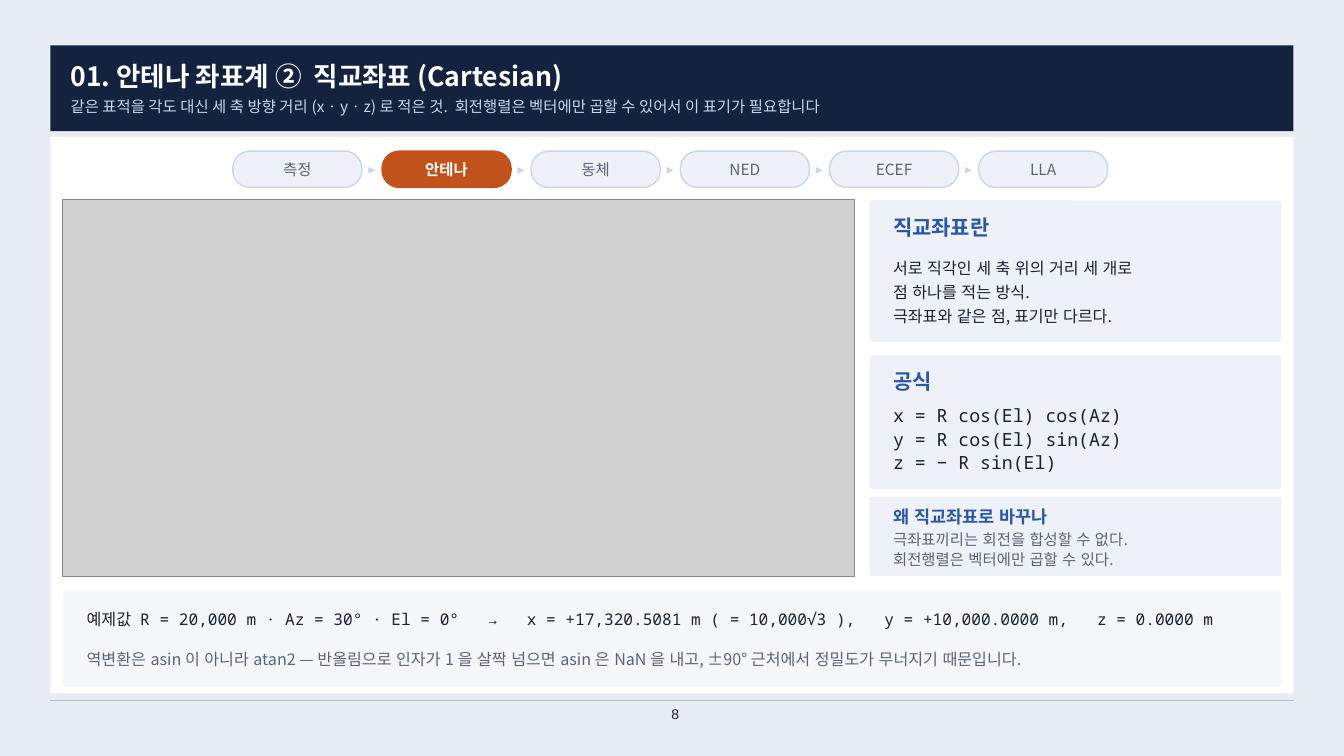
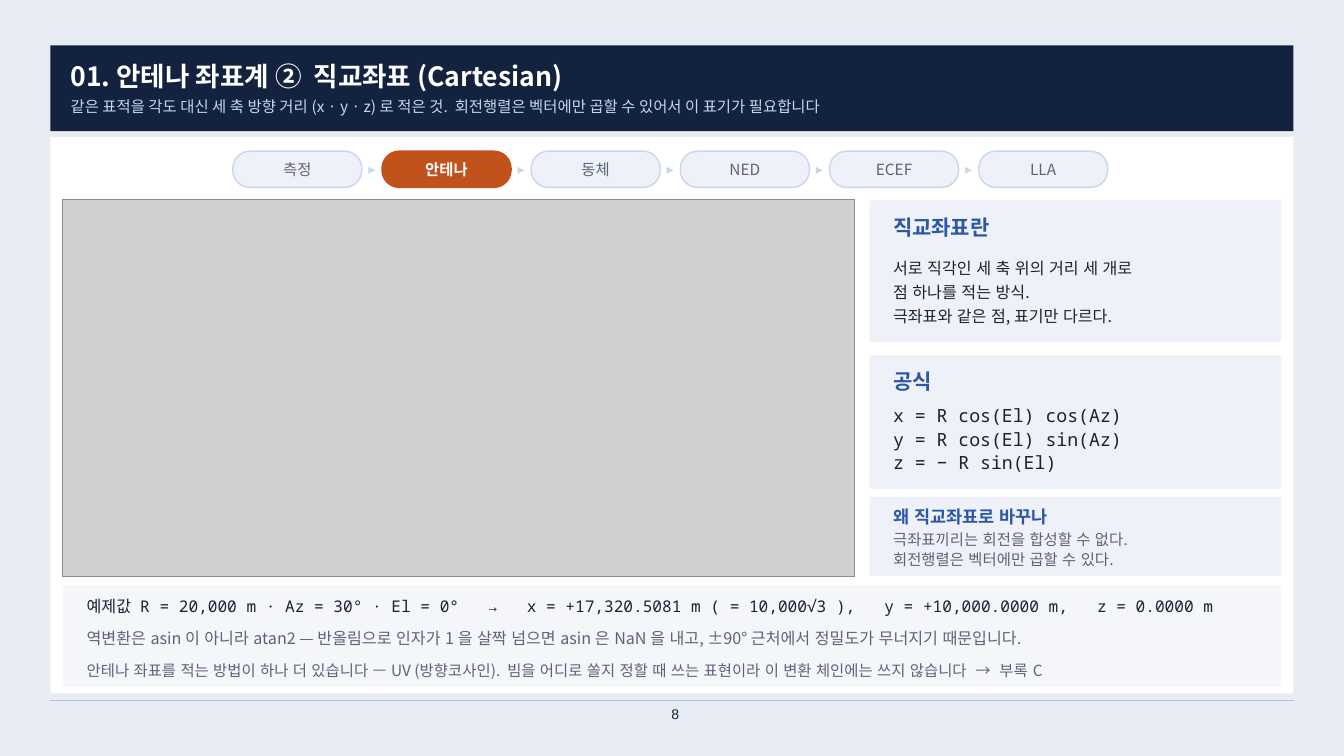
Before and after one commit to harley-hwan/radar-sw-study, a slide deck: slide 8 of Part2_CoordFrames/ref/산출물/Chapter2_coordinate_systems.pptx. Drawn at 1344x756 pixels with LibreOffice and Linux fonts; fonts in the diff are those of the drawing; grey boxes stand for pictures. Boxes give left, top, right and bottom in pixels: in the first picture for what was removed or moved away, otherwise in the second. Text is boxed around its words. In the diff, an @@ line names an element or a change of style, - is before the commit and + after.

```diff
--- a/Part2_CoordFrames/ref/산출물/Chapter2_coordinate_systems.pptx
+++ b/Part2_CoordFrames/ref/산출물/Chapter2_coordinate_systems.pptx
@@ rounded rectangle: place and size @@
-rounded rectangle at (63, 591, 1282, 688)
+rounded rectangle at (63, 585, 1282, 688)
@@ text "예제값 R = 20,000 m ...": place and size @@
-text "예제값 R = 20,000 m ..." at (87, 611, 1213, 629)
+text "예제값 R = 20,000 m ..." at (87, 598, 1213, 616)
@@ text "역변환은 asin 이 아니라 atan2 ...": place and size @@
-text "역변환은 asin 이 아니라 atan2 ..." at (87, 651, 1022, 668)
+text "역변환은 asin 이 아니라 atan2 ..." at (87, 630, 1022, 647)
@@ text added at (87, 663, 1043, 679), 11 pt, text #5A6478 @@
+안테나 좌표를 적는 방법이 하나 더 있습니다 — UV (방향코사인). 빔을 어디로 쏠지 정할 때 쓰는 표현이라 이 변환 체인에는 쓰지 않습니다 → 부록 C
```
Also in this commit, not shown: 9 other slides changed, 9 other files.
